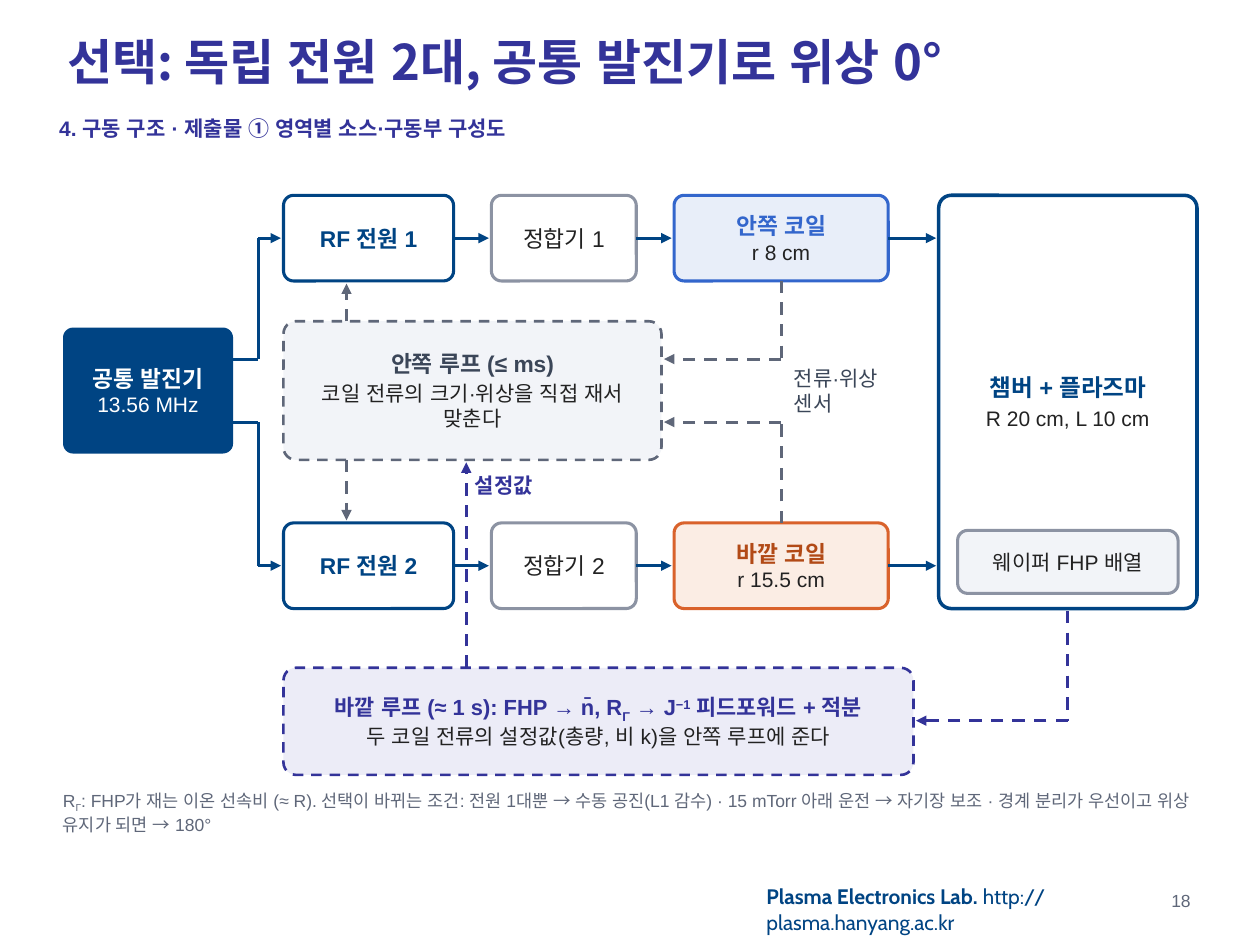
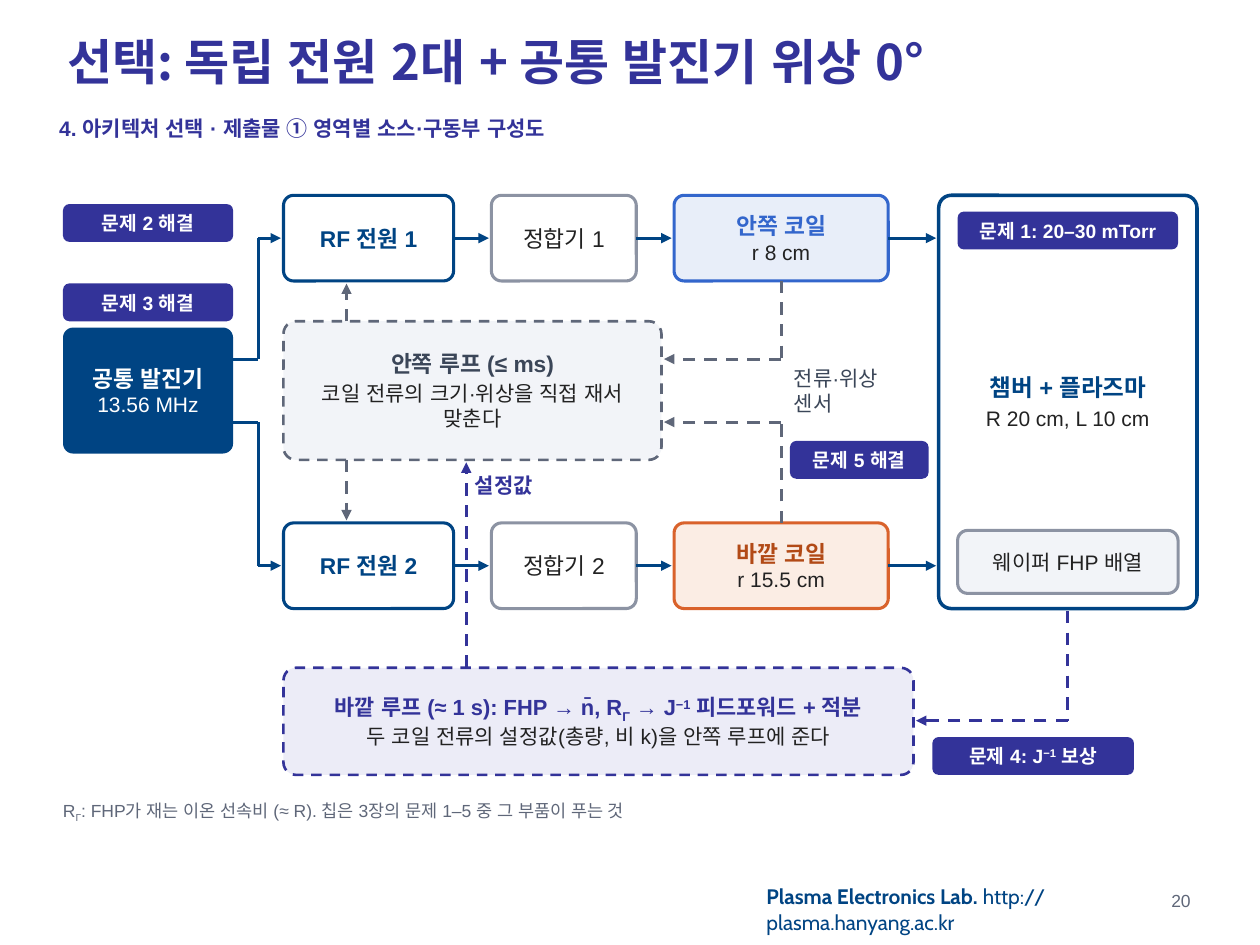
Before and after one commit to garlicjam-pyo/plasma, a slide deck: slide 20 of presentations/1차발표_최종.pptx (slide 18 before the commit). Drawn at 1260x945 pixels with LibreOffice and Linux fonts; fonts in the diff are those of the drawing; background and template pictures are left out. Boxes give left, top, right and bottom in pixels: in the first picture for what was removed or moved away, otherwise in the second. Text is boxed around its words. In the diff, an @@ line names an element or a change of style, - is before the commit and + after.

```diff
--- a/presentations/1차발표_최종.pptx
+++ b/presentations/1차발표_최종.pptx
@@ title at [67,39,924,85]: text changed @@
-선택: 독립 전원 2대, 공통 발진기로 위상 0°
+선택: 독립 전원 2대 + 공통 발진기 위상 0°
@@ text at [59,118,545,138]: text changed @@
-4. 구동 구조 · 제출물 ① 영역별 소스·구동부 구성도
+4. 아키텍처 선택 · 제출물 ① 영역별 소스·구동부 구성도
@@ rounded rectangle added at [63,204,233,242], fill #333399, 11 pt, text #FFFFFF, bold @@
+문제 2 해결
@@ rounded rectangle added at [958,212,1178,249], fill #333399, 11 pt, text #FFFFFF, bold @@
+문제 1: 20–30 mTorr
@@ rounded rectangle added at [63,284,233,321], fill #333399, 11 pt, text #FFFFFF, bold @@
+문제 3 해결
@@ rounded rectangle added at [790,441,929,479], fill #333399, 11 pt, text #FFFFFF, bold @@
+문제 5 해결
@@ rounded rectangle added at [932,737,1134,775], fill #333399, 11 pt, text #FFFFFF, bold @@
+문제 4: J−1 보상
@@ text at [91,802,624,821]: text changed @@
-RΓ: FHP가 재는 이온 선속비 (≈ R). 선택이 바뀌는 조건: 전원 1대뿐 → 수동 공진(L1 감수) · 15 mTorr 아래 운전 → 자기장 보조 · 경계 분리가 우선이고 위상 유지가 되면 → 180°
+RΓ: FHP가 재는 이온 선속비 (≈ R). 칩은 3장의 문제 1–5 중 그 부품이 푸는 것
@@ page number at [1171,895,1190,907]: text changed @@
-18
+20
```
Also in this commit, not shown: 23 other slides changed, 12 slides added, 8 slides removed, 21 other files.
